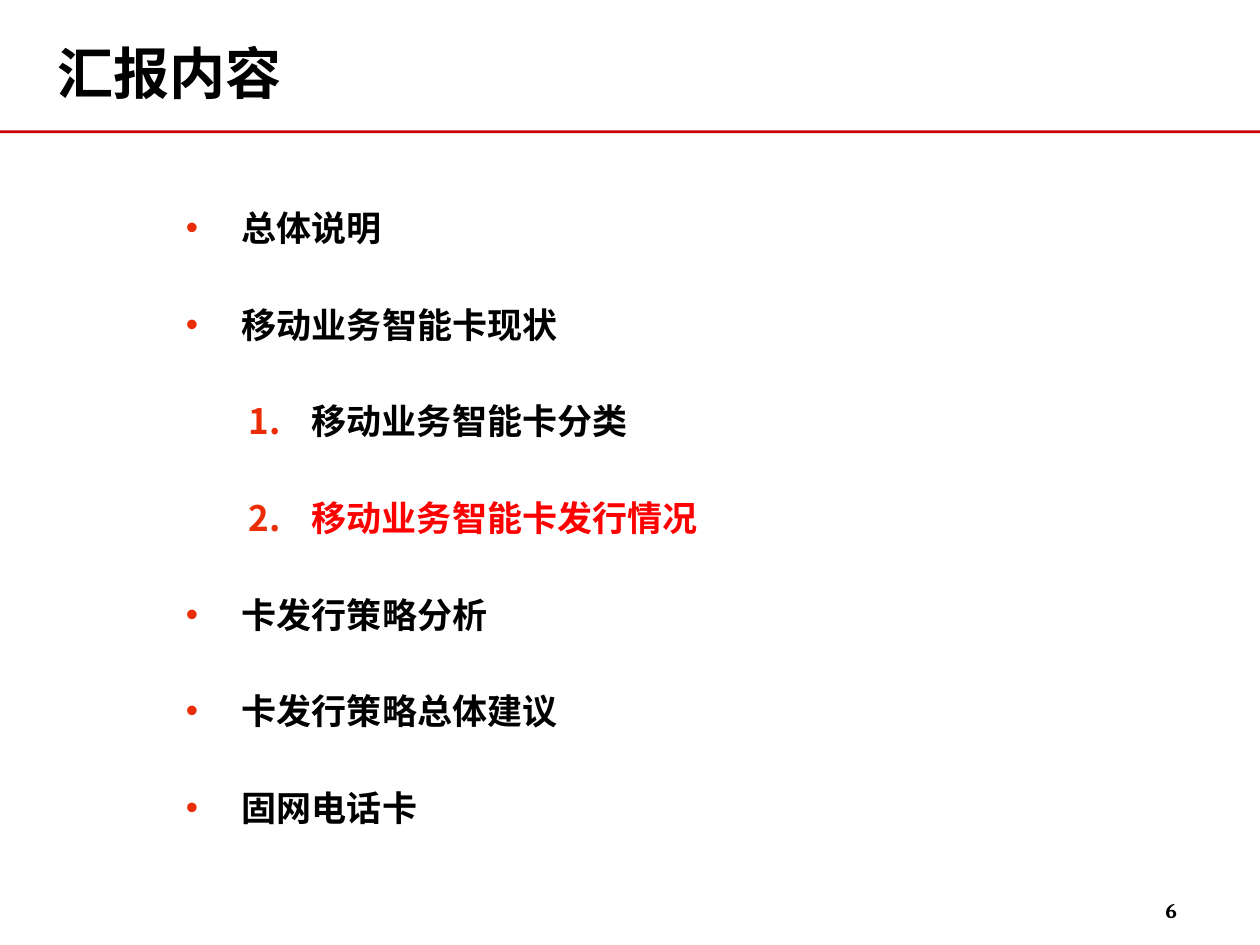
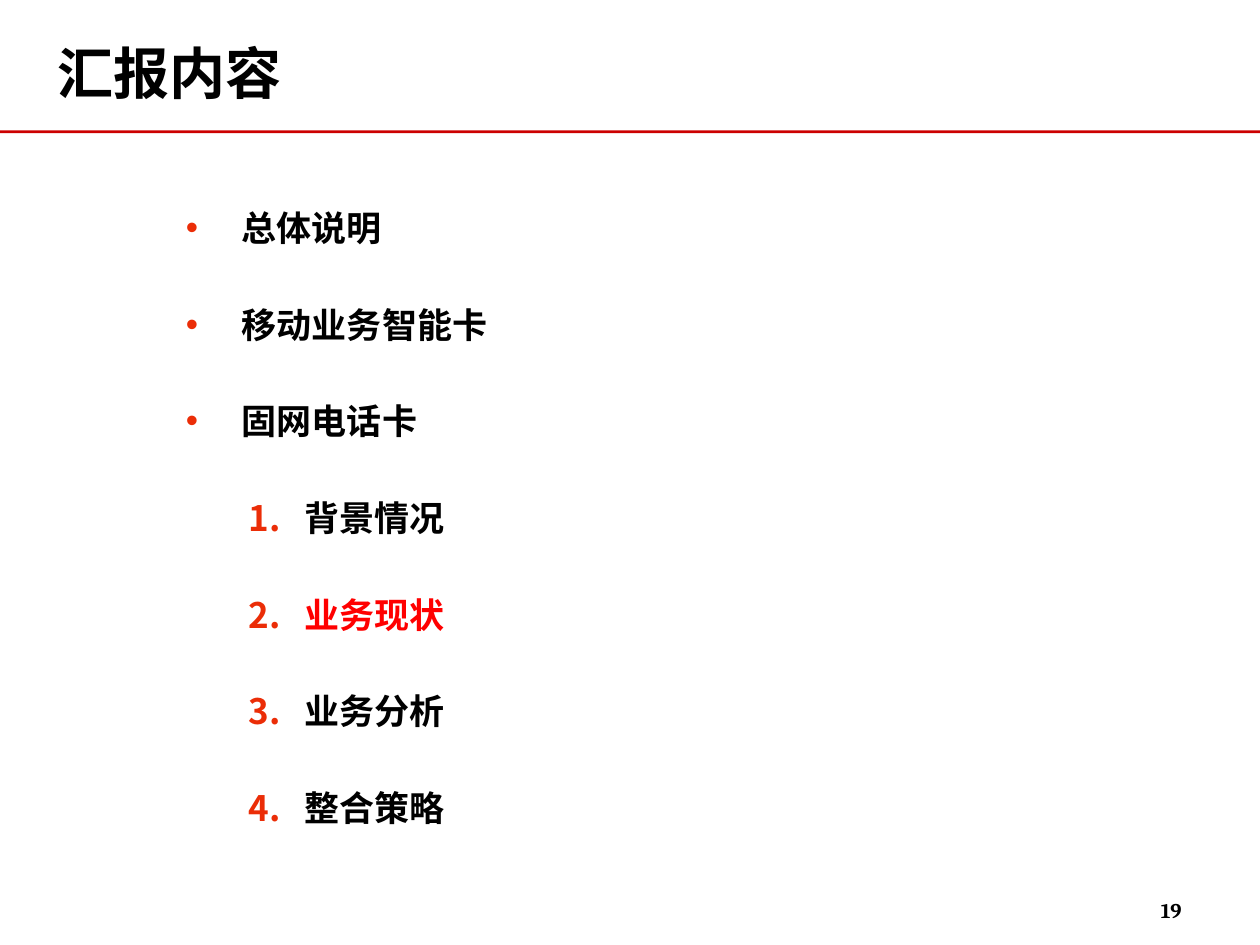
Before and after one commit to momo1101/unicardsrch, a slide deck: slide 19 of 软课题文本/软课题-中国联通电信卡业务及策略研究.ppt (slide 6 before the commit). Drawn at 1260x945 pixels with LibreOffice and Linux fonts; fonts in the diff are those of the drawing; background and template pictures are left out. Boxes give left, top, right and bottom in pixels: in the first picture for what was removed or moved away, otherwise in the second. Text is boxed around its words. In the diff, an @@ line names an element or a change of style, - is before the commit and + after.

```diff
--- a/软课题文本/软课题-中国联通电信卡业务及策略研究.ppt
+++ b/软课题文本/软课题-中国联通电信卡业务及策略研究.ppt
@@ text at <box>242,308,487,341</box>: text changed @@
-• 移动业务智能卡现状
-  1. 移动业务智能卡分类
-  2. 移动业务智能卡发行情况
-• 卡发行策略分析
-• 卡发行策略总体建议
+• 移动业务智能卡
@@ text at <box>305,501,445,824</box>: paragraphs added @@
+  1. 背景情况
+  2. 业务现状
+  3. 业务分析
+  4. 整合策略
@@ page number at <box>1161,904,1182,918</box>: text changed @@
-6
+19
```
Also in this commit, not shown: 21 other slides changed, 2 slides added, 15 slides removed.
